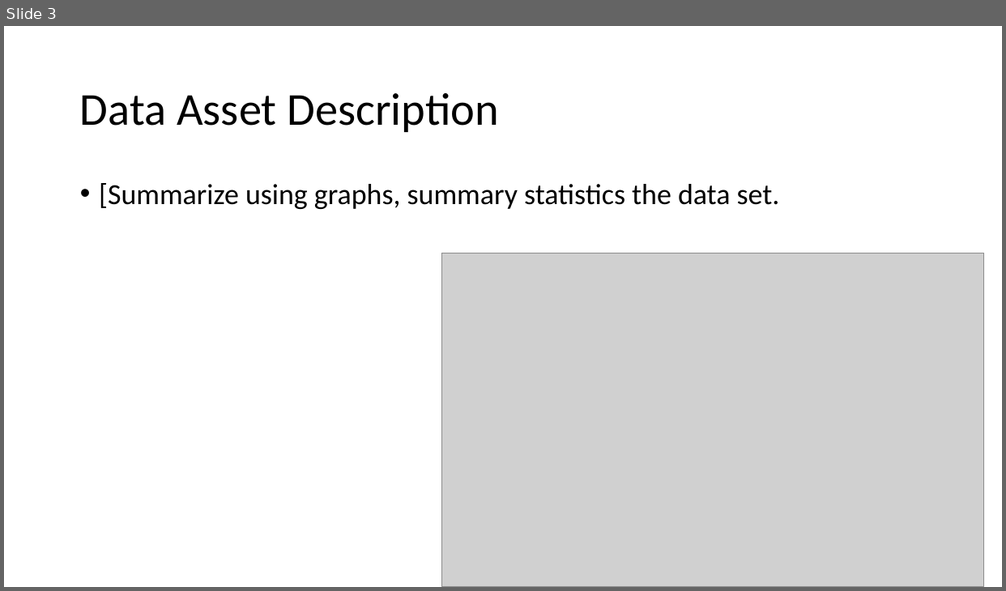
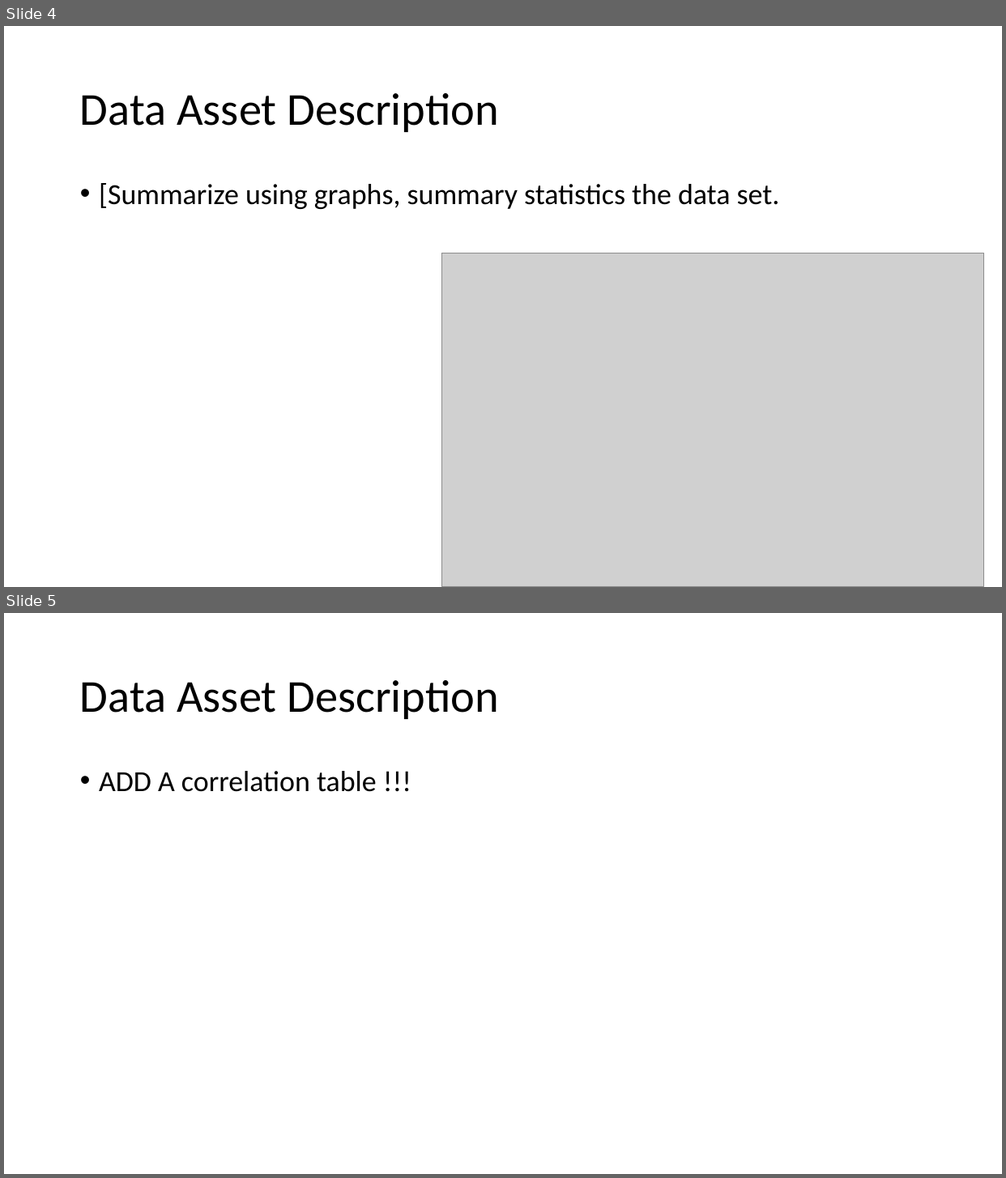
Before and after one commit to donaldsonm731/Asthma_Prediction, a slide deck: Mid_Semester_Pres.pptx. Shown one above the other, each under a label of ours: slide 3 before the commit, slides 4 and 5 after it. The pictures are 1006x591 and 1006x1178 pixels, drawn with LibreOffice and Linux fonts; fonts in the diff are those of the drawing; grey boxes stand for pictures. Boxes give left, top, right and bottom in pixels: in the first picture for what was removed or moved away, otherwise in the second. Text is boxed around its words. In the diff, an @@ line names an element or a change of style, - is before the commit and + after.

```diff
--- a/Mid_Semester_Pres.pptx
+++ b/Mid_Semester_Pres.pptx
@@ slide 5 added at <box>4,613,1002,1174</box>, background #FFFFFF @@
@@ title added at <box>80,680,499,719</box>, 44 pt, text #000000 @@
+Data Asset Description
@@ text added at <box>99,771,377,792</box>, 28 pt, text #000000 @@
+• ADD A correlation table !!!
@@ what was slide 3 is now slide 4 @@
```
Also in this commit, not shown: 4 slides changed, 8 other slides added, 1 other file.
